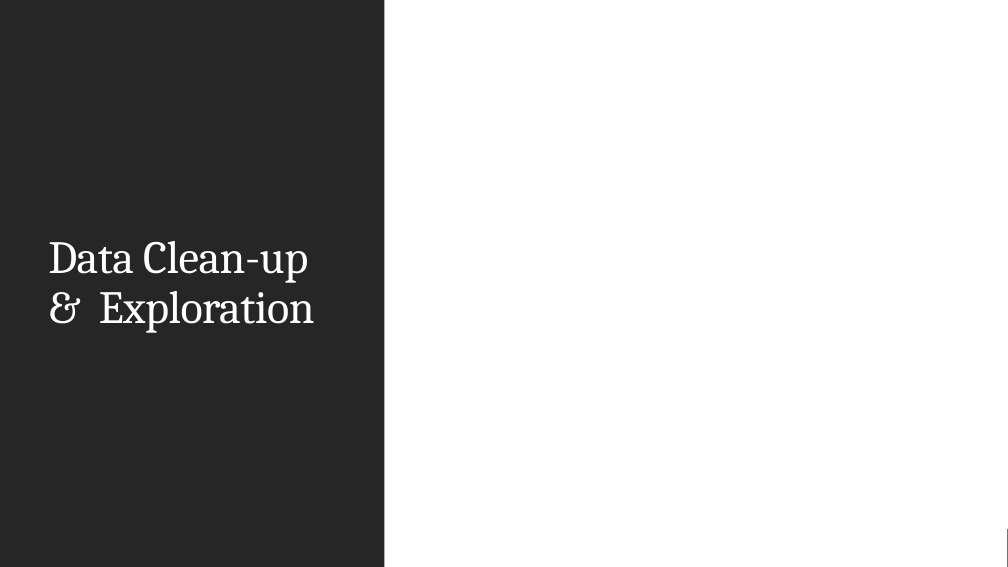
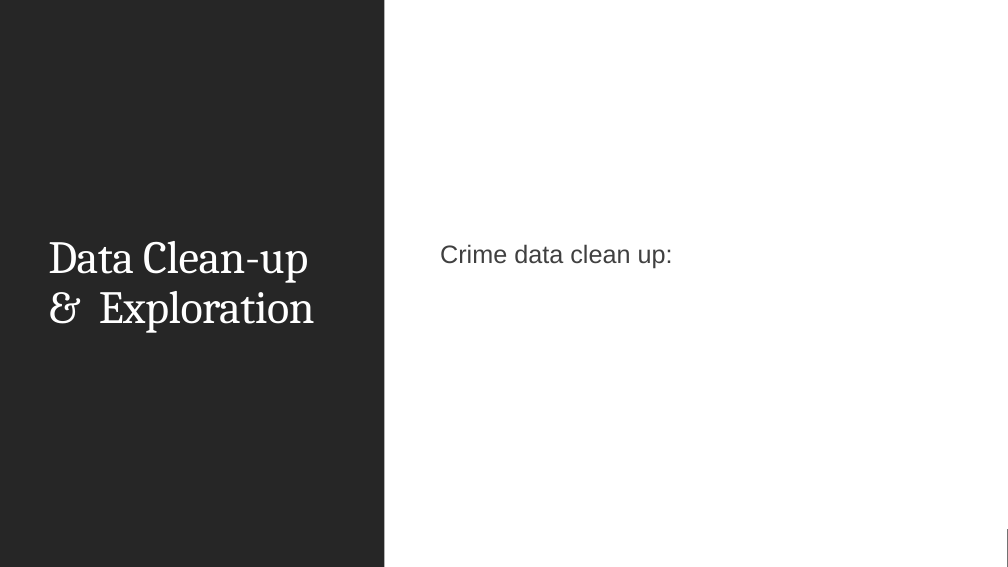
Before and after one commit to NHigs58/Project-1-, a slide deck: slide 4 of Presentation.pptx. Drawn at 1008x567 pixels with LibreOffice and Linux fonts; fonts in the diff are those of the drawing. Boxes give left, top, right and bottom in pixels: in the first picture for what was removed or moved away, otherwise in the second. Text is boxed around its words. In the diff, an @@ line names an element or a change of style, - is before the commit and + after.

```diff
--- a/Presentation.pptx
+++ b/Presentation.pptx
@@ text added at box(440, 244, 673, 268), 24 pt, text #404040 @@
+  Crime data clean up:
```
Also in this commit, not shown: 2 other slides changed, 9 other files.
